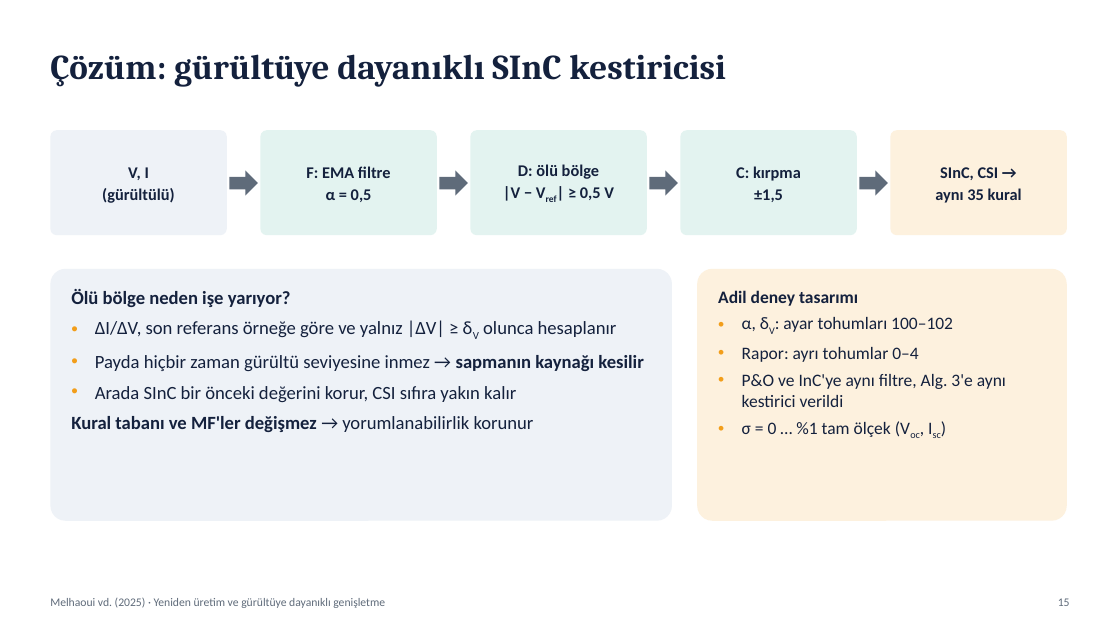
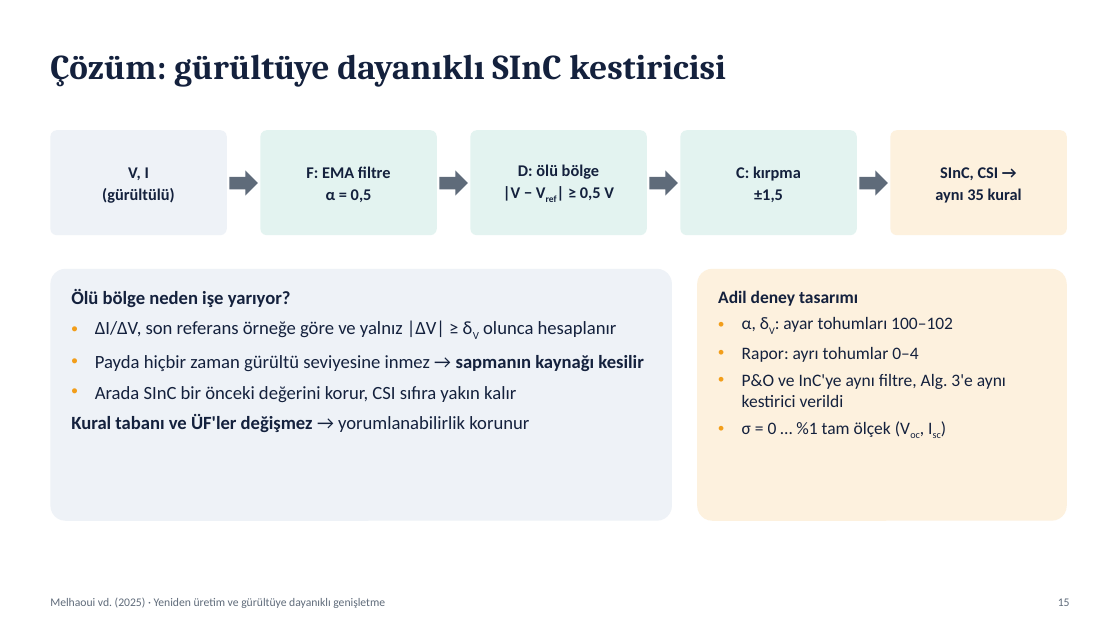
Before and after one commit to YigithanC/hybrid-fuzzy, a slide deck: slide 15 of presentation/presentation.pptx. Drawn at 1120x630 pixels with LibreOffice and Linux fonts; fonts in the diff are those of the drawing. Boxes give left, top, right and bottom in pixels: in the first picture for what was removed or moved away, otherwise in the second. Text is boxed around its words. In the diff, an @@ line names an element or a change of style, - is before the commit and + after.

```diff
--- a/presentation/presentation.pptx
+++ b/presentation/presentation.pptx
@@ text at (x1=71, y1=414, x2=529, y2=432): text changed @@
-Kural tabanı ve MF'ler değişmez → yorumlanabilirlik korunur
+Kural tabanı ve ÜF'ler değişmez → yorumlanabilirlik korunur
```
Also in this commit, not shown: 4 other slides changed, 5 other files.
